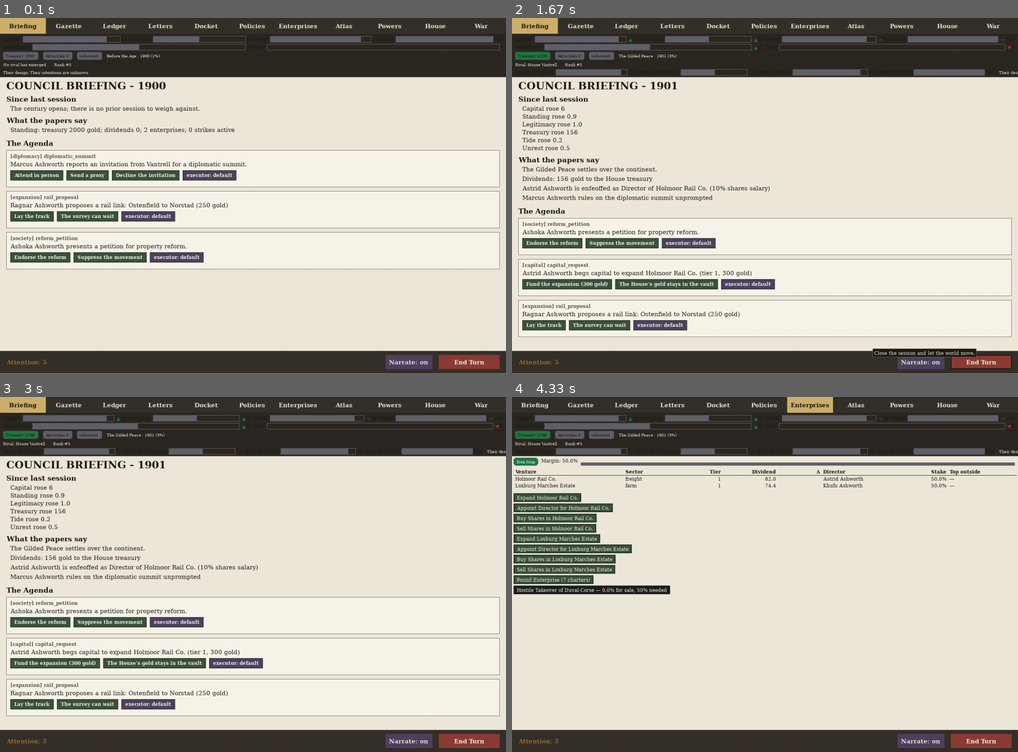
Above: before the commit, frames 1-4 (two rows, left to right).
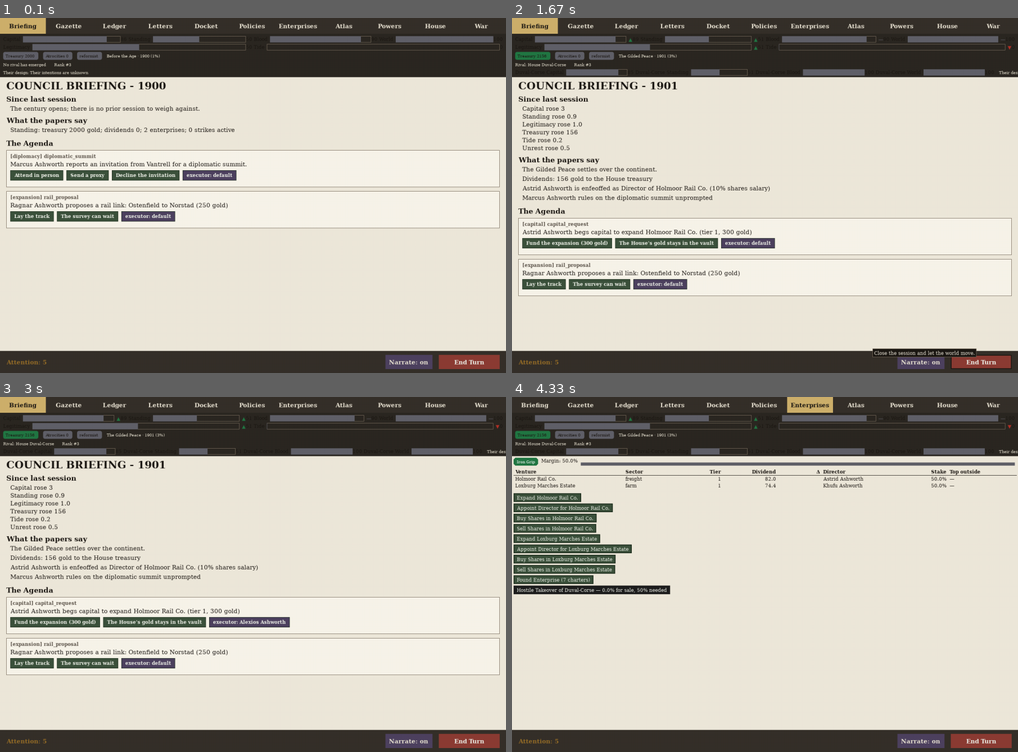
Above: after the commit, the same moments.

Repository: civersen222/Guilded-Age
Game: pygame game, started from gilded/__main__.py
The game is run twice, just before and just after one commit, with the same random seed, the same clock (stepped at 60 frames per second) and the same inputs.
Inputs (mouse positions are in pixels of both pictures, inside the frame that each line leads up to):
- Up to frame 1 (0.1 s): no input
- Up to frame 2 (1.67 s): click "Enterprises" at 0.38 s; click (765, 216) at 0.72 s; click "Enterprises" at 1.05 s; click "End Turn" at 1.38 s
- Up to frame 3 (3 s): click (263, 453) at 1.72 s; click (253, 617) at 2.05 s; click (237, 514) at 2.38 s
- Up to frame 4 (4.33 s): click "Enterprises" at 3.22 s; click (921, 567) at 3.55 s

The runs differ from the first frame. In frame 1, 1.9% of the frame differs, in the area x 1-99%, y 60-71%; in frame 2, 4.5%; in frame 3, 4.7%, in the area x 1-99%, y 5-90%; in frame 4, 0.3%.

Commit message:
Step 0b: put heir_demand back on the shared rng and reform back to 0.95

Diff:
--- a/gilded/docket.py
+++ b/gilded/docket.py
@@ -332,8 +332,7 @@
     heirs = [c for c in realm.dynasty.all_characters.values()
              if c.is_alive and c.age >= 16 and c.id != realm.ruler.id
              and c.id not in seated]
-    sub = random.Random(_gen_seed(game, "heir_demand", house_name))
-    if not heirs or sub.random() >= HEIR_DEMAND_CHANCE:
+    if not heirs or rng.random() >= HEIR_DEMAND_CHANCE:
         return None
     heir = max(heirs, key=lambda c: c.age)
 
@@ -868,7 +867,7 @@
 def _gen_reform_petition(game, house_name, realm, rng) -> Optional[Petition]:
     """A reform movement seeks changes to the social order."""
     sub = random.Random(_gen_seed(game, "reform_petition", house_name))
-    if sub.random() < 0.55:
+    if sub.random() < 0.95:
         return None
     chancellor = realm.court.positions.get(CourtPosition.MASTER_OF_PRESS)
     if chancellor is None or not chancellor.is_alive:
